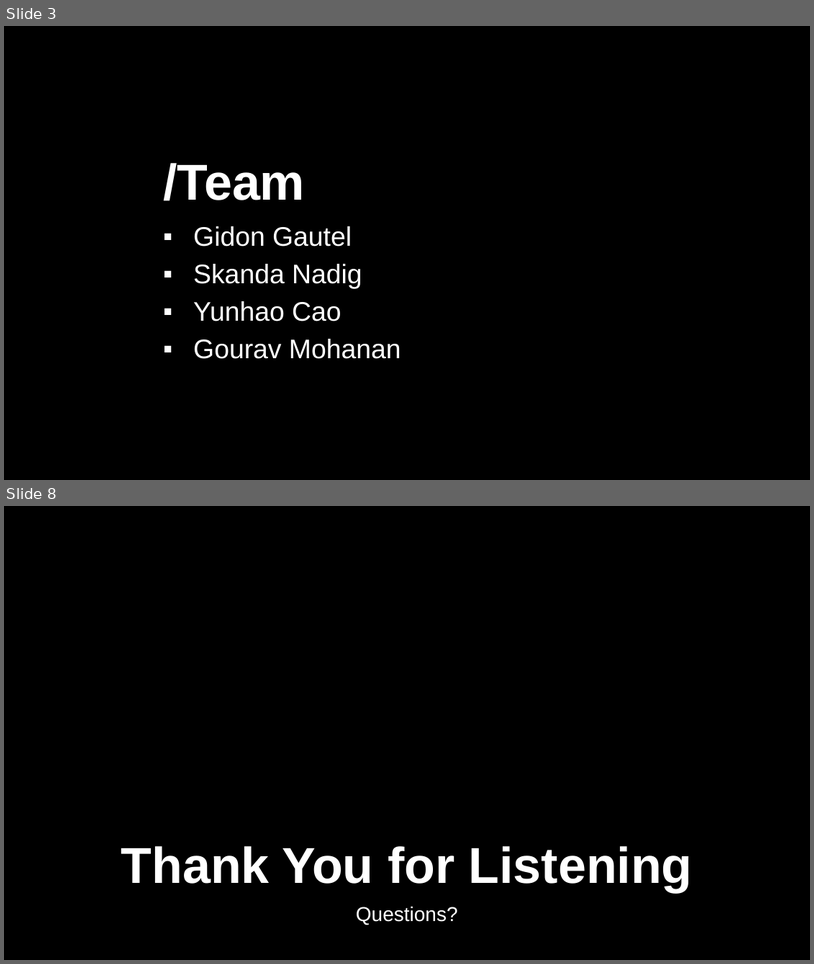
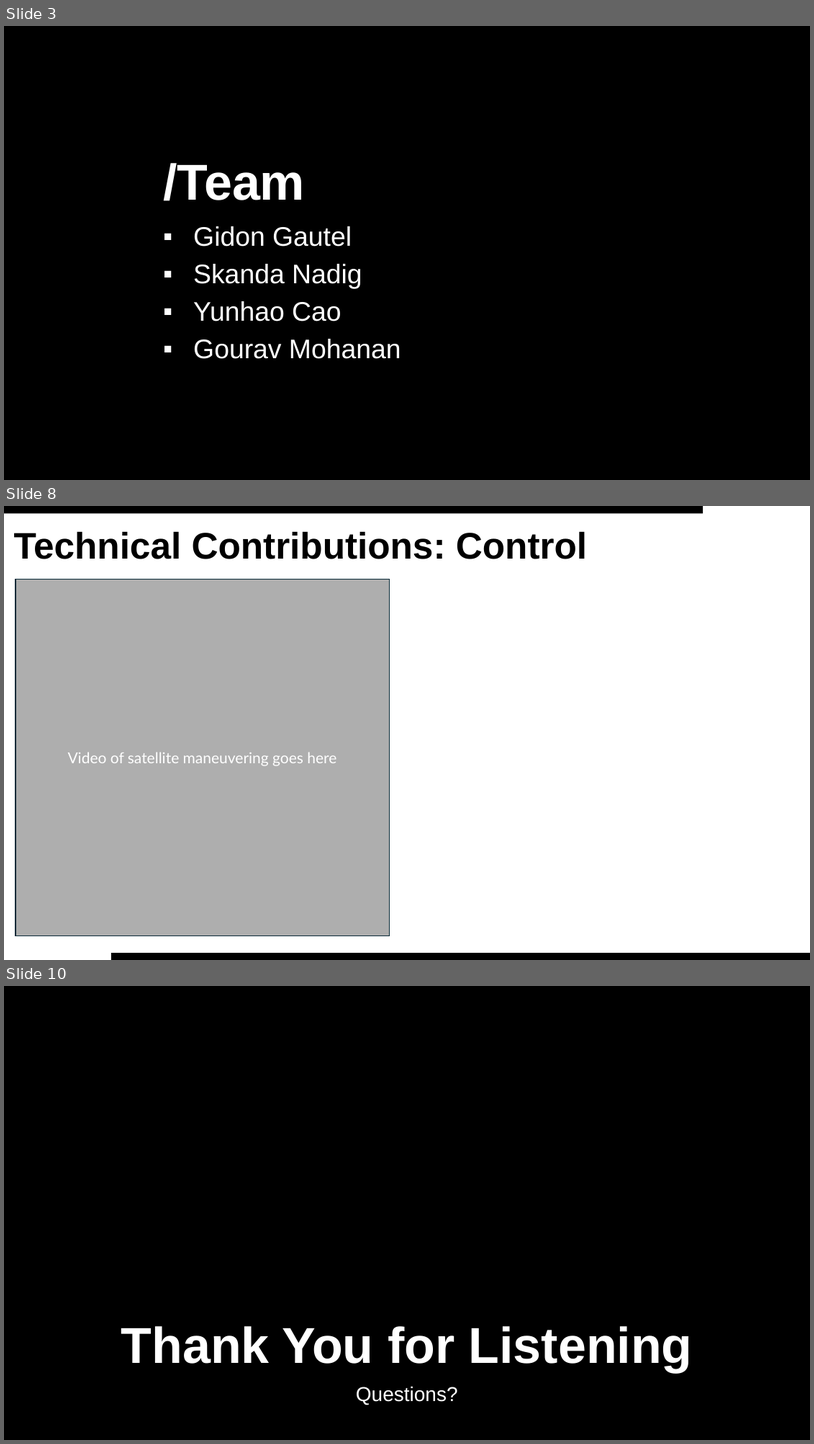
Before and after one commit to gautelg/EK505_Final_Project, a slide deck: Report_Presentation/Presentation.pptx. Shown one above the other, each under a label of ours: slides 3 and 8 before the commit, slides 3, 8 and 10 after it; the slides between them are not shown. The pictures are 814x964 and 814x1444 pixels, drawn with LibreOffice and Linux fonts; fonts in the diff are those of the drawing; background and template pictures are left out. Boxes give left, top, right and bottom in pixels: in the first picture for what was removed or moved away, otherwise in the second. Text is boxed around its words. In the diff, an @@ line names an element or a change of style, - is before the commit and + after.

```diff
--- a/Report_Presentation/Presentation.pptx
+++ b/Report_Presentation/Presentation.pptx
@@ slide 8 added at (4,506,810,960), background #FFFFFF @@
@@ rectangle added at (4,506,703,514), fill #000000 @@
@@ title added at (14,531,587,559), 44 pt, text #000000, bold @@
+Technical Contributions: Control
@@ rectangle added at (16,579,390,936), fill #AEAEAE, outline #092A39 1.5 pt, 18 pt, text #FFFFFF @@
+Video of satellite maneuvering goes here
@@ rectangle added at (111,952,810,960), fill #000000 @@
@@ what was slide 8 is now slide 10 @@
```
Also in this commit, not shown: 3 slides changed, 2 other slides added, 1 slide removed, 16 other files.
